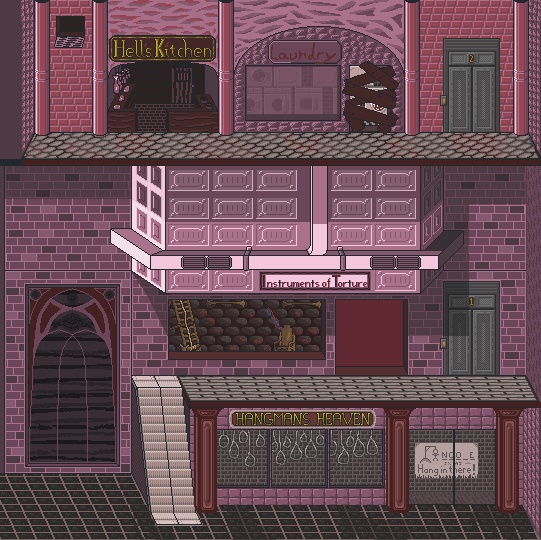
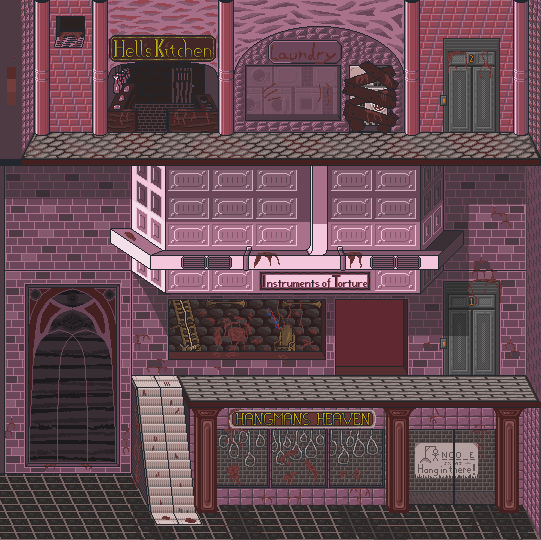
Layered file, before and after one edit (w=541, h=540). Changes by layer:
added layer "real blood alyer" above "new layer" over box(5, 32, 520, 523)
